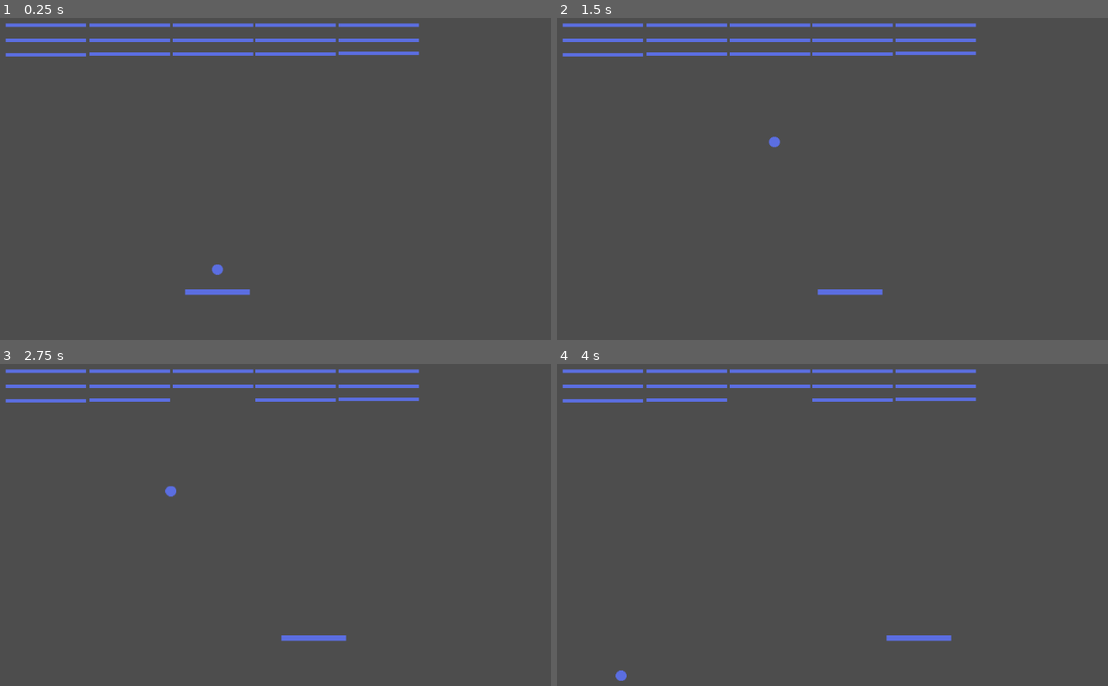
Above: before the commit, frames 1-4 (two rows, left to right).
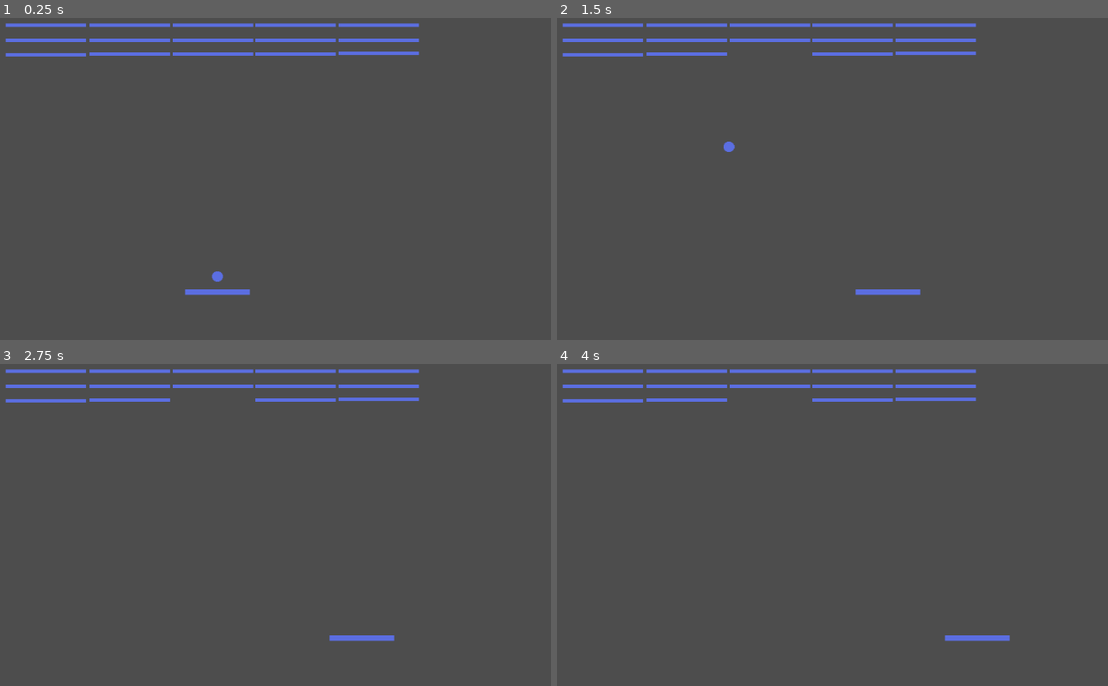
Above: after the commit, the same moments.

Repository: Dripcoding/godot-breakout2d
Game: Godot game, scene res://scenes/main.tscn
Two runs of this game, one before a commit and one after it. Both use one fixed random seed, a clock stepped at 60 frames per second and the inputs below.
Inputs:
- Up to frame 1 (0.25 s): no input
- Up to frame 2 (1.5 s): tap Enter at 0.5 s; hold Right (move_right) 0.53-1.28 s; hold Left (move_left) from 1.28 s (still down)
- Up to frame 3 (2.75 s): release Left (move_left) at 2.03 s; hold Right (move_right) from 2.03 s (still down)
- Up to frame 4 (4 s): release Right (move_right) at 3.53 s; hold Left (move_left) from 3.53 s (still down)

The runs differ from the first frame. In frame 1, less than 0.1% of the frame differs, in the area x 38-41%, y 76-82%; in frame 2, 0.5%, in the area x 30-66%, y 10-87%; in frame 3, 0.4%; in frame 4, 0.5%.

Commit message:
remove friction

Diff:
--- a/code/player.gd
+++ b/code/player.gd
@@ -1,7 +1,7 @@
 extends Sprite2D
 
 
-@export var speed: float = 200
+@export var speed: float = 300
 
 @onready var player: Sprite2D = %Player
 @onready var screen_size: Vector2 = get_viewport_rect().end
--- a/scenes/ball.tscn
+++ b/scenes/ball.tscn
@@ -4,6 +4,7 @@
 [ext_resource type="Texture2D" uid="uid://br18y6qvt2ybx" path="res://assets/ball.png" id="2_w5ual"]
 
 [sub_resource type="PhysicsMaterial" id="PhysicsMaterial_idmfa"]
+friction = 0.0
 bounce = 1.0
 
 [sub_resource type="CircleShape2D" id="CircleShape2D_4ictn"]
@@ -15,7 +16,7 @@
 gravity_scale = 0.0
 max_contacts_reported = 1
 contact_monitor = true
-linear_velocity = Vector2(0, 200)
+linear_velocity = Vector2(0, 350)
 script = ExtResource("1_ce0h2")
 
 [node name="Sprite2D" type="Sprite2D" parent="."]
--- a/scenes/brick_grid.tscn
+++ b/scenes/brick_grid.tscn
@@ -1,8 +1,9 @@
-[gd_scene load_steps=5 format=3 uid="uid://dls5q8558cvqm"]
-
-[ext_resource type="Texture2D" path="res://assets/brick.png" id="1_yt3gw"]
+[gd_scene load_steps=4 format=3 uid="uid://dls5q8558cvqm"]
+
+[ext_resource type="Texture2D" uid="uid://tgoeo732spvw" path="res://assets/brick.png" id="1_yt3gw"]
 
 [sub_resource type="PhysicsMaterial" id="PhysicsMaterial_xvpnd"]
+friction = 0.0
 bounce = 1.0
 
 [sub_resource type="RectangleShape2D" id="RectangleShape2D_e82wc"]
--- a/scenes/left_boundary.tscn
+++ b/scenes/left_boundary.tscn
@@ -1,6 +1,7 @@
 [gd_scene load_steps=3 format=3 uid="uid://cfcq0cgknxy7a"]
 
 [sub_resource type="PhysicsMaterial" id="PhysicsMaterial_71iio"]
+friction = 0.0
 bounce = 1.0
 
 [sub_resource type="RectangleShape2D" id="RectangleShape2D_perpt"]
--- a/scenes/main.tscn
+++ b/scenes/main.tscn
@@ -10,6 +10,7 @@
 [ext_resource type="PackedScene" uid="uid://3qjtxier3qqw" path="res://scenes/out_of_bounds_area.tscn" id="8_m6w5o"]
 
 [sub_resource type="PhysicsMaterial" id="PhysicsMaterial_0pcjc"]
+friction = 0.0
 bounce = 1.0
 
 [node name="main" type="Node"]
@@ -19,6 +20,7 @@
 unique_name_in_owner = true
 position = Vector2(500, 629)
 scale = Vector2(5.22222, 2)
+speed = 300.0
 
 [node name="Ball" parent="." groups=["ball"] instance=ExtResource("3_li5o6")]
 position = Vector2(500, 550)
--- a/scenes/player.tscn
+++ b/scenes/player.tscn
@@ -11,7 +11,6 @@
 scale = Vector2(3.61116, 2)
 texture = ExtResource("1_w4g0x")
 script = ExtResource("2_oei2p")
-speed = null
 
 [node name="CharacterBody2D" type="CharacterBody2D" parent="."]
 
--- a/scenes/right_boundary.tscn
+++ b/scenes/right_boundary.tscn
@@ -1,6 +1,7 @@
 [gd_scene load_steps=3 format=3 uid="uid://br7v03cx7yw71"]
 
 [sub_resource type="PhysicsMaterial" id="PhysicsMaterial_crd3k"]
+friction = 0.0
 bounce = 1.0
 
 [sub_resource type="RectangleShape2D" id="RectangleShape2D_70r1l"]
--- a/scenes/top_boundary.tscn
+++ b/scenes/top_boundary.tscn
@@ -1,6 +1,7 @@
 [gd_scene load_steps=3 format=3 uid="uid://dfar26gqsb5bp"]
 
 [sub_resource type="PhysicsMaterial" id="PhysicsMaterial_0b4c5"]
+friction = 0.0
 bounce = 1.0
 
 [sub_resource type="RectangleShape2D" id="RectangleShape2D_m3bt0"]
